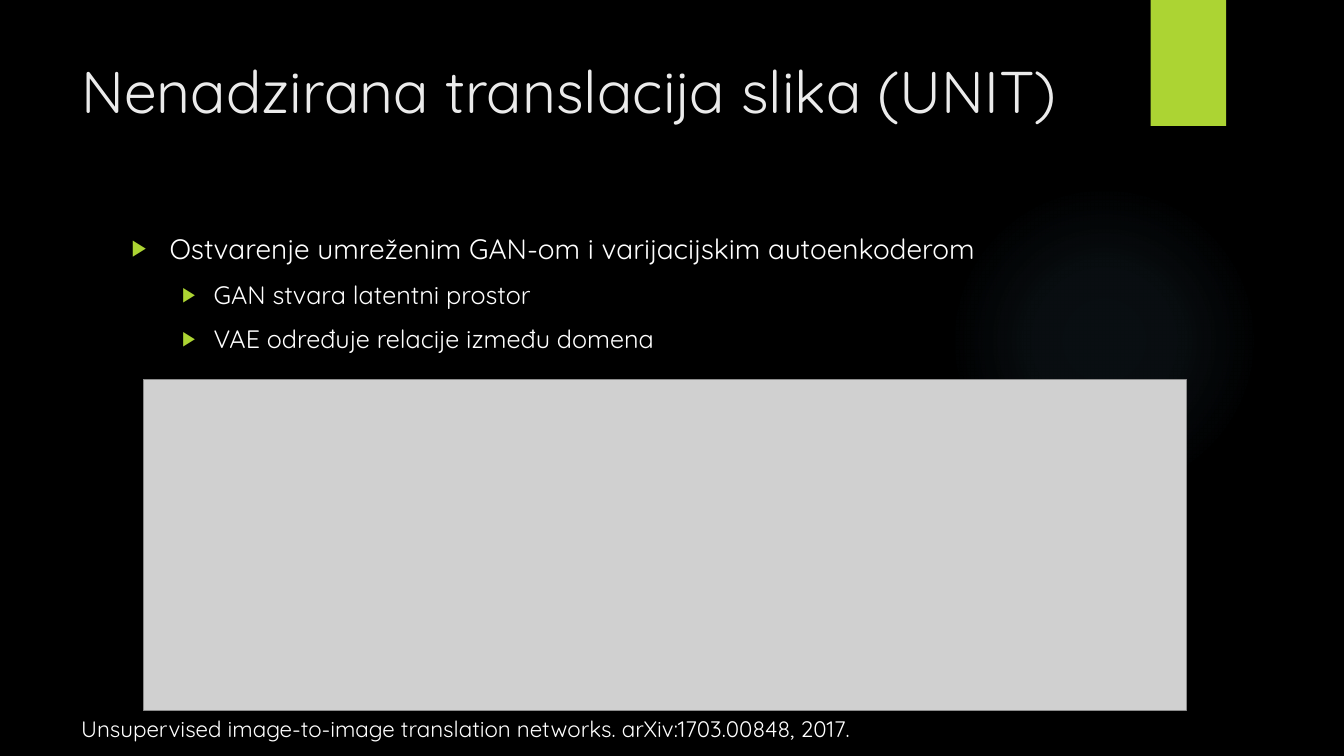
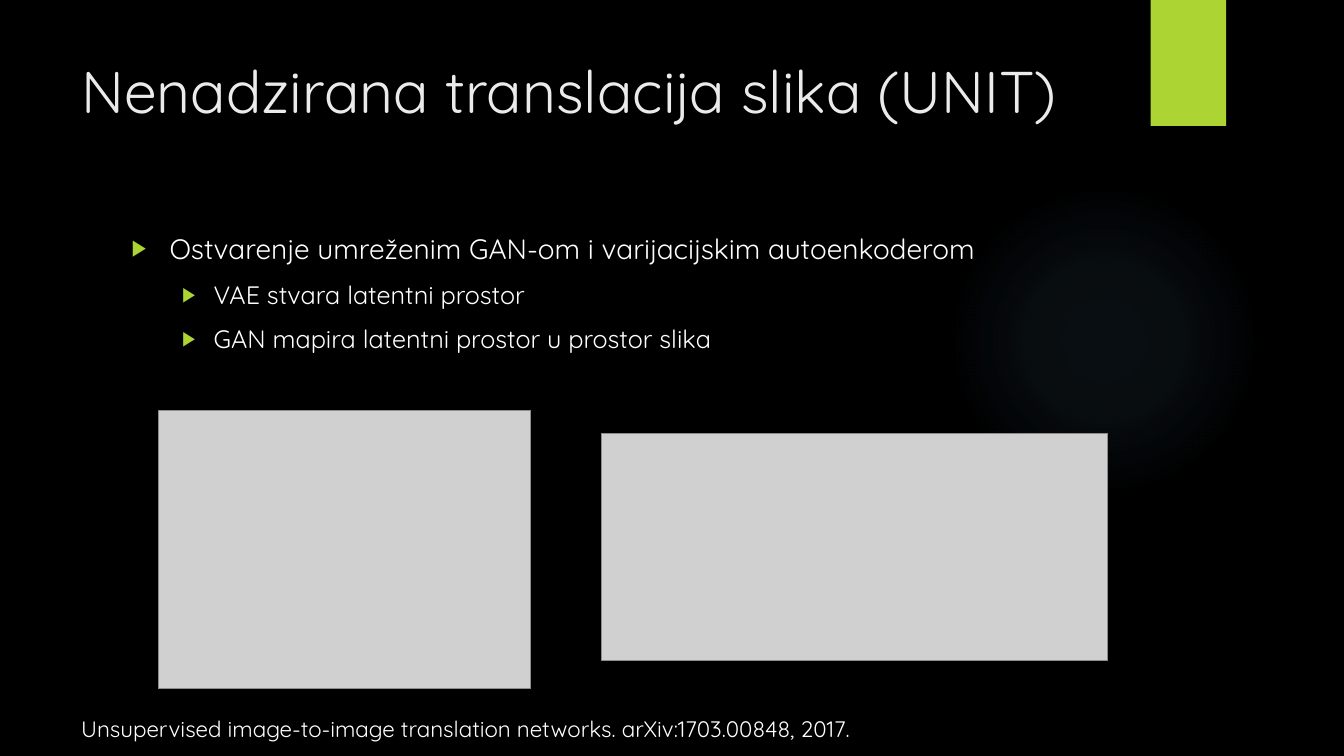
Before and after one commit to v-silverfin/fer-graduate-seminar, a slide deck: slide 20 of kvukic-seminar-presentation-2018.pptx. Drawn at 1344x756 pixels with LibreOffice and Linux fonts; fonts in the diff are those of the drawing; grey boxes stand for pictures; background and template pictures are left out. Boxes give left, top, right and bottom in pixels: in the first picture for what was removed or moved away, otherwise in the second. Text is boxed around its words. In the diff, an @@ line names an element or a change of style, - is before the commit and + after.

```diff
--- a/kvukic-seminar-presentation-2018.pptx
+++ b/kvukic-seminar-presentation-2018.pptx
@@ text at box(214, 285, 711, 353): text changed @@
-  ▶ GAN stvara latentni prostor
-  ▶ VAE određuje relacije između domena
+  ▶ VAE stvara latentni prostor
+  ▶ GAN mapira latentni prostor u prostor slika
@@ picture removed at box(144, 379, 1187, 711) @@
@@ picture added at box(158, 410, 530, 689) @@
@@ picture added at box(602, 434, 1108, 661) @@
```
Also in this commit, not shown: 8 other slides changed.
